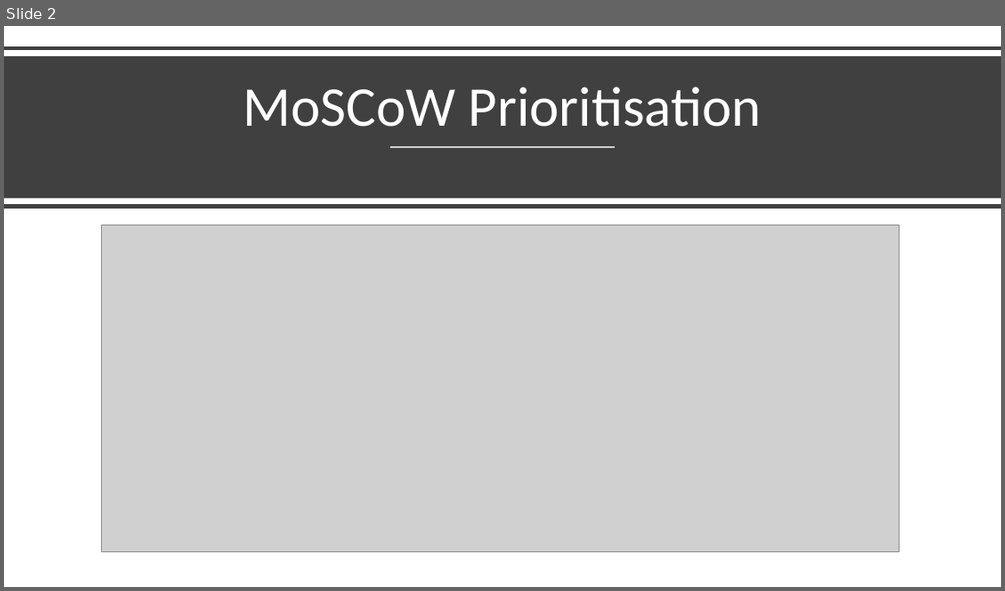
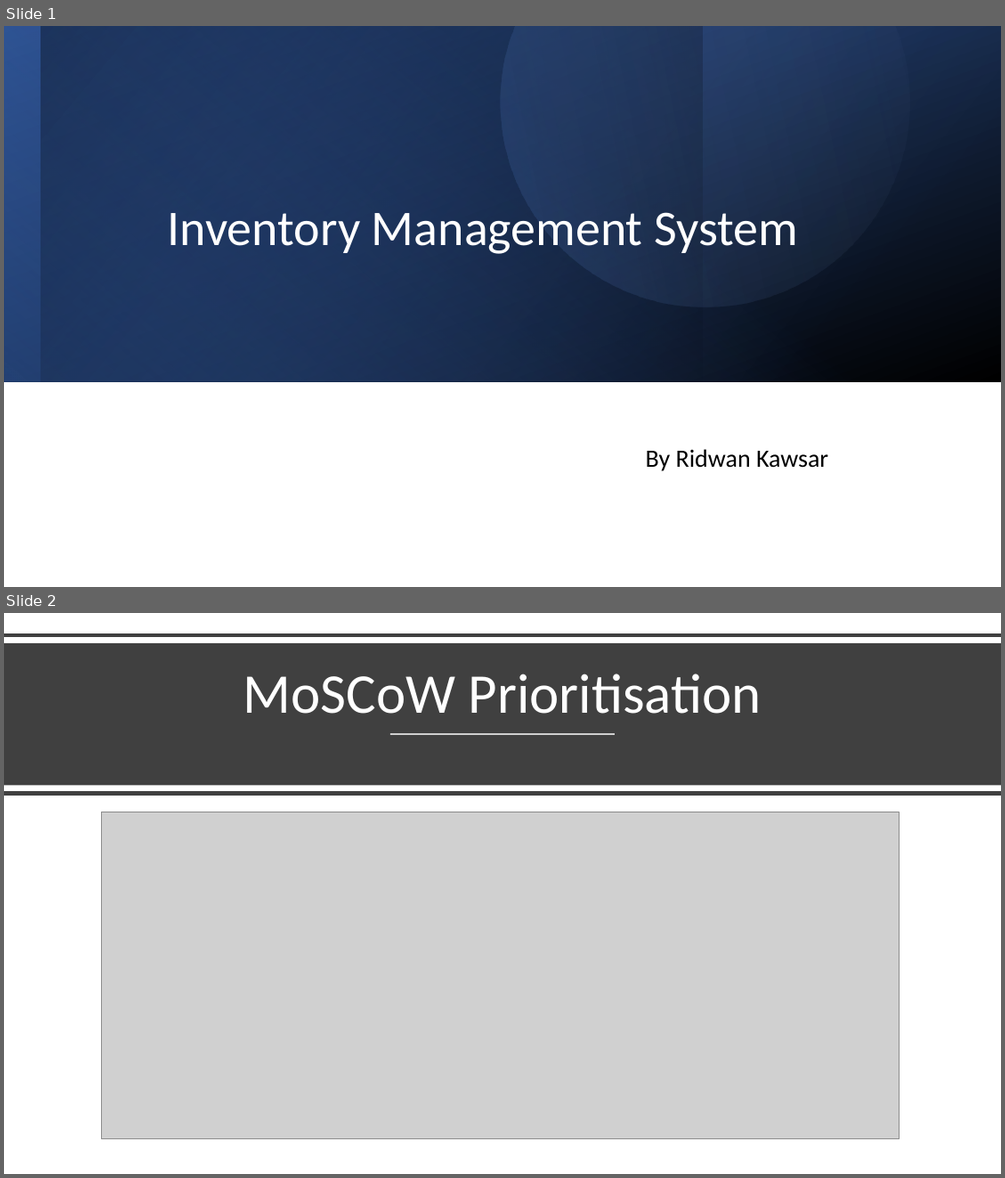
Before and after one commit to Ridwan-Kawsar/IMS-22EnableMay2, a slide deck: Documentation/IMS Presentation.pptx. Shown one above the other, each under a label of ours: slide 2 before the commit, slides 1 and 2 after it. The pictures are 1005x591 and 1005x1178 pixels, drawn with LibreOffice and Linux fonts; fonts in the diff are those of the drawing; grey boxes stand for pictures. Boxes give left, top, right and bottom in pixels: in the first picture for what was removed or moved away, otherwise in the second. Text is boxed around its words. In the diff, an @@ line names an element or a change of style, - is before the commit and + after.

```diff
--- a/Documentation/IMS Presentation.pptx
+++ b/Documentation/IMS Presentation.pptx
@@ slide 1 added at (4,26,1001,587), background #FFFFFF @@
@@ rectangle added at (4,26,1001,382), fill gradient #2F5597 to #000000 @@
@@ rectangle added at (4,26,1001,382), fill gradient #4472C4 to #2F5597 @@
@@ rectangle added at (4,26,703,382), fill gradient #203864 to #000000 @@
@@ rectangle added at (40,26,1001,382), fill gradient #4472C4 to #000000 @@
@@ freeform shape added at (429,26,960,379), fill gradient #4472C4 to #8FAADC @@
@@ title added at (168,212,798,254), 48 pt, text #FFFFFF @@
+Inventory Management System
@@ subtitle added at (646,449,828,471), 24 pt, text #000000 @@
+By Ridwan Kawsar
```
Also in this commit, not shown: 5 slides changed, 4 other slides added, 6 slides removed, 1 other file.
